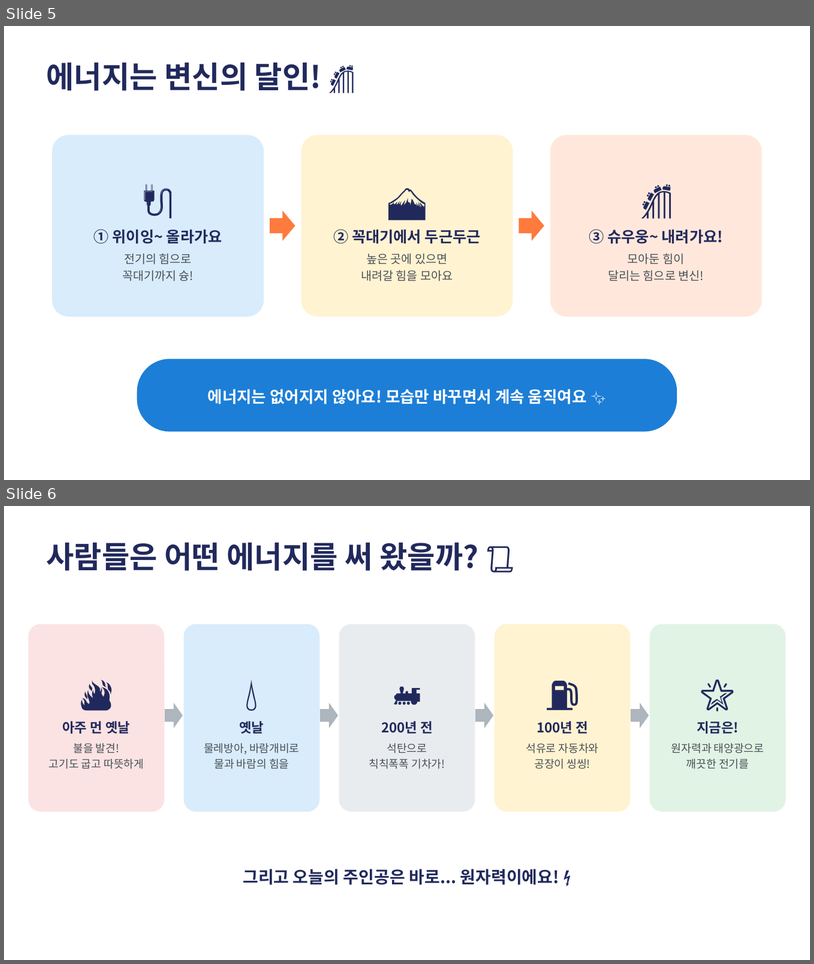
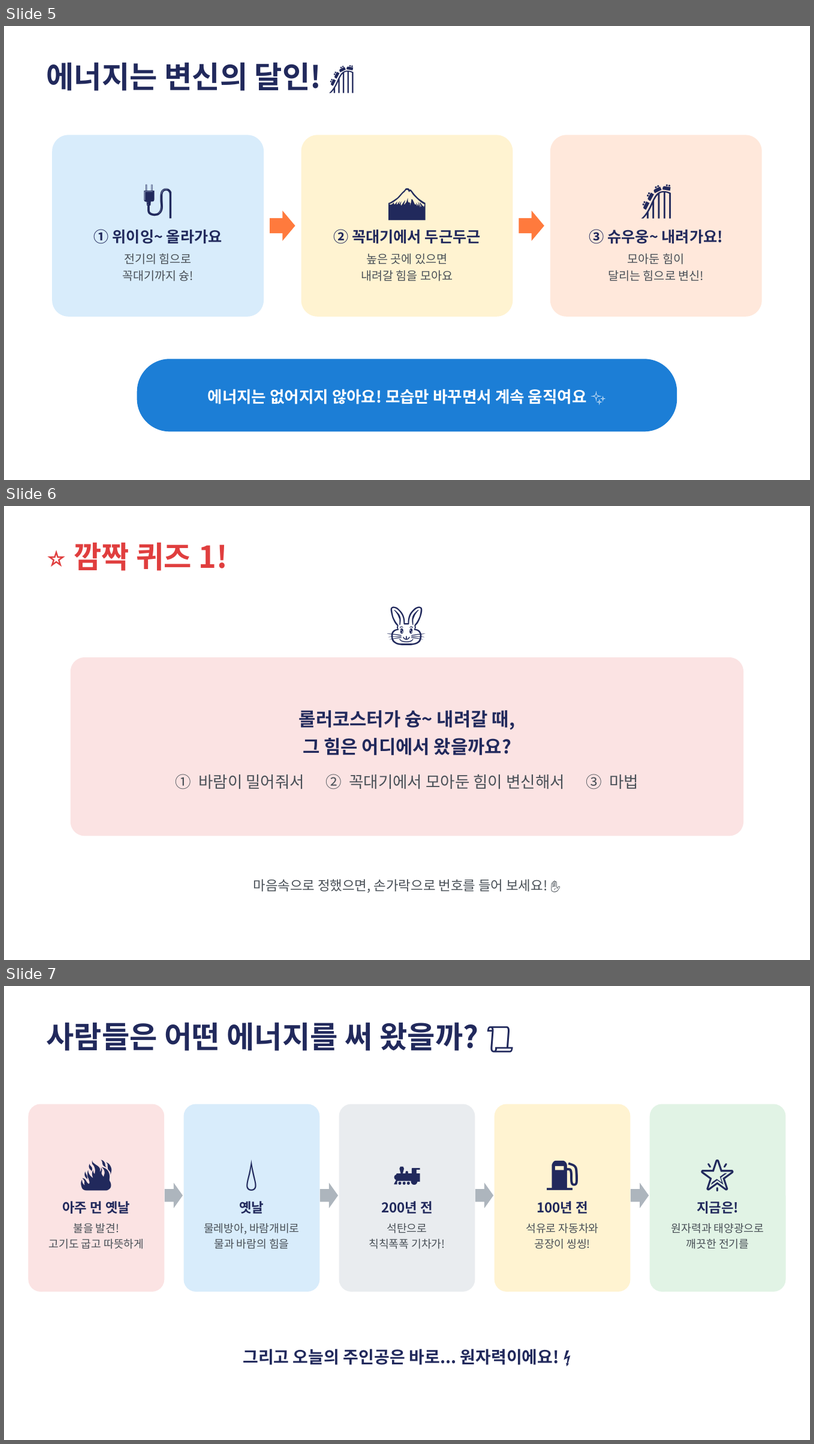
Before and after one commit to parksang-jun/ecture-materials, a slide deck: 강의자료/원자력 세상_초등 3-4학년용.pptx. Shown one above the other, each under a label of ours: slides 5 and 6 before the commit, slides 5, 6 and 7 after it. The pictures are 814x964 and 814x1444 pixels, drawn with LibreOffice and Linux fonts; fonts in the diff are those of the drawing. Boxes give left, top, right and bottom in pixels: in the first picture for what was removed or moved away, otherwise in the second. Text is boxed around its words. In the diff, an @@ line names an element or a change of style, - is before the commit and + after.

```diff
--- a/강의자료/원자력 세상_초등 3-4학년용.pptx
+++ b/강의자료/원자력 세상_초등 3-4학년용.pptx
@@ slide 6 added at bbox=[4, 506, 810, 960], background #FFFFFF @@
@@ text added at bbox=[74, 542, 228, 571], 36 pt, text #E03E3E, bold @@
+⭐ 깜짝 퀴즈 1!
@@ text added at bbox=[44, 582, 771, 654], 50 pt, text #21295C @@
+🐰
@@ rounded rectangle added at bbox=[71, 657, 744, 835], fill #FBE3E3, 19 pt, text #495057 @@
+롤러코스터가 슝~ 내려갈 때,
+그 힘은 어디에서 왔을까요?
+① 바람이 밀어줘서 ② 꼭대기에서 모아둔 힘이 변신해서 ③ 마법
@@ text added at bbox=[254, 879, 548, 892], 16 pt, text #495057 @@
+마음속으로 정했으면, 손가락으로 번호를 들어 보세요! ✋
@@ what was slide 6 is now slide 7 @@
```
Also in this commit, not shown: 2 slides changed, 5 other slides added, 2 other files.
